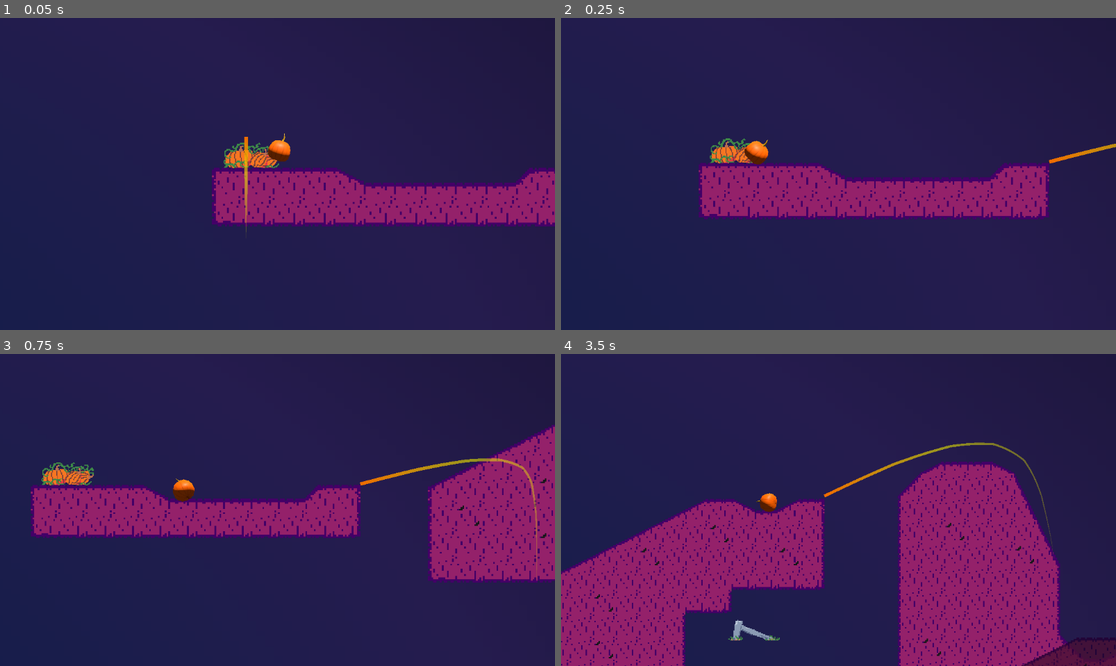
Above: before the commit, frames 1-4 (two rows, left to right).
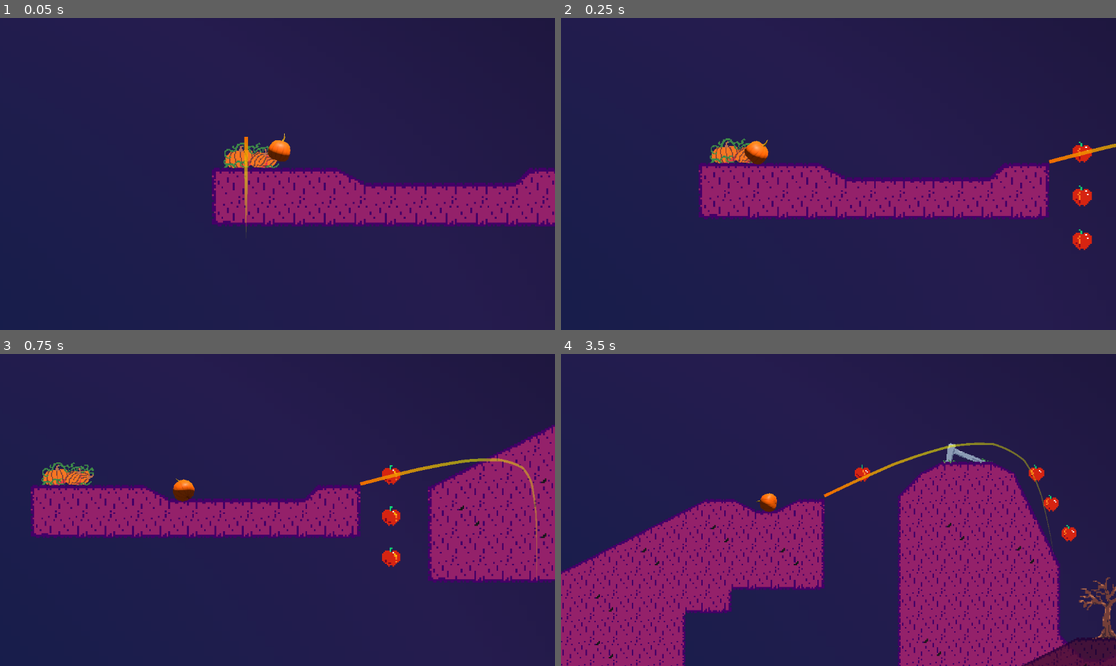
Above: after the commit, the same moments.

Repository: LettucePie/gwj-62-harvest
Game: Godot game, scene res://levels/stage_2.tscn
Same seed, same stepped clock (60 frames per second), same inputs: the game is played once before the commit and once after it. This scene is started directly instead of the project's main scene.
Inputs:
- Up to frame 1 (0.05 s): no input
- Up to frame 2 (0.25 s): no input
- Up to frame 3 (0.75 s): hold W (accelerate) from 0.53 s (still down)
- Up to frame 4 (3.5 s): release W (accelerate) at 1.28 s; hold S (brake) 1.28-2.03 s; hold W (accelerate) from 2.03 s (still down)

Frame 1 is identical in both runs. In frame 2, 0.5% of the frame differs, in the area x 92-96%, y 39-75%; in frame 3, 0.4%; in frame 4, 1.2%, in the area x 30-100%, y 28-92%.

Commit message:
Finished Stage 2

Diff:
--- a/levels/stage_2.tscn
+++ b/levels/stage_2.tscn
@@ -22,6 +22,7 @@
 [ext_resource type="PackedScene" uid="uid://db7ww3nesr1qn" path="res://levels/ramps/hop_1.tscn" id="20_wqrdw"]
 [ext_resource type="PackedScene" uid="uid://bafetl5phslmv" path="res://levels/ramps/drop_1.tscn" id="21_qsugj"]
 [ext_resource type="PackedScene" uid="uid://dtnu5mriwwpo3" path="res://levels/ramps/ramp_1.tscn" id="22_udmhy"]
+[ext_resource type="PackedScene" uid="uid://cx7vvgjr2k2u1" path="res://gameplay/collect/apple.tscn" id="23_3kl86"]
 
 [node name="stage_2" type="Node2D" node_paths=PackedStringArray("checkpoint") groups=["stage"]]
 script = ExtResource("1_q4vi3")
@@ -39,56 +40,59 @@
 texture = ExtResource("5_eorot")
 
 [node name="fence" type="Sprite2D" parent="clutter"]
-position = Vector2(1552, 96)
+position = Vector2(2140, -392)
 scale = Vector2(2.5, 2.5)
 texture = ExtResource("6_a04i8")
 
 [node name="fence2" type="Sprite2D" parent="clutter"]
-position = Vector2(6542, 1901)
+position = Vector2(11690, 756)
 scale = Vector2(2.5, 2.5)
 texture = ExtResource("6_a04i8")
 
 [node name="tree" type="Sprite2D" parent="clutter"]
-position = Vector2(3151, -345)
+position = Vector2(2531, 77)
 scale = Vector2(3, 3)
 texture = ExtResource("7_vjrvh")
 
 [node name="tree4" type="Sprite2D" parent="clutter"]
-z_index = 1
-position = Vector2(2829, 1149)
+position = Vector2(3465, -17)
 scale = Vector2(3, 3)
 texture = ExtResource("7_vjrvh")
 
 [node name="tree2" type="Sprite2D" parent="clutter"]
-position = Vector2(3265, -381)
+z_index = -1
+position = Vector2(11770, 741)
 scale = Vector2(3, 3)
 texture = ExtResource("7_vjrvh")
 
 [node name="tree5" type="Sprite2D" parent="clutter"]
-position = Vector2(8955, 1937)
+position = Vector2(9450, -739)
 scale = Vector2(3, 3)
 texture = ExtResource("7_vjrvh")
 
 [node name="tree6" type="Sprite2D" parent="clutter"]
-position = Vector2(9067, 1928)
+z_index = 1
+position = Vector2(7190, 81)
 scale = Vector2(3.5, 3.5)
 texture = ExtResource("7_vjrvh")
 flip_h = true
 
 [node name="tree3" type="Sprite2D" parent="clutter"]
-position = Vector2(3393, -475)
+position = Vector2(5893, -603)
 scale = Vector2(3, 3)
 texture = ExtResource("7_vjrvh")
 flip_h = true
 
 [node name="scarecrow" type="Sprite2D" parent="clutter"]
-position = Vector2(3935, 962)
+z_index = 1
+position = Vector2(7641, -129)
 scale = Vector2(2, 2)
 texture = ExtResource("8_6o4yy")
 
 [node name="scarecrow2" type="Sprite2D" parent="clutter"]
-position = Vector2(7667, 1879)
-rotation = -0.242601
+z_index = 1
+position = Vector2(8798, 516)
+rotation = 0.181514
 scale = Vector2(2, 2)
 texture = ExtResource("8_6o4yy")
 
@@ -105,8 +109,6 @@
 
 [node name="deadzone" parent="." instance=ExtResource("10_wonv1")]
 position = Vector2(907, 1106)
-
-[node name="collectables" type="Node2D" parent="."]
 
 [node name="flat_1" parent="." instance=ExtResource("15_5ewil")]
 position = Vector2(-72, 65)
@@ -150,6 +152,7 @@
 layer_paths = [1, 2, 3]
 
 [node name="flat_2" parent="." instance=ExtResource("18_3drlc")]
+z_index = 1
 position = Vector2(6529, 160)
 
 [node name="climb_3" parent="." instance=ExtResource("13_uncjw")]
@@ -165,6 +168,7 @@
 layer_paths = [3]
 
 [node name="flat_5" parent="." instance=ExtResource("15_5ewil")]
+z_index = 1
 position = Vector2(7461, -69)
 layer_paths = [2]
 
@@ -173,10 +177,11 @@
 layer_paths = [3, 2]
 
 [node name="drop_1" parent="." instance=ExtResource("21_qsugj")]
-position = Vector2(8080, 231)
+position = Vector2(8090, 257)
 layer_paths = [1, 2, 3]
 
 [node name="ramp_1" parent="." instance=ExtResource("22_udmhy")]
+z_index = 1
 position = Vector2(8680, 556)
 
 [node name="climb_4" parent="." instance=ExtResource("13_uncjw")]
@@ -185,6 +190,143 @@
 [node name="finish_line" parent="." instance=ExtResource("12_dv0h4")]
 position = Vector2(11125, 834)
 layer_paths = [1, 2]
+
+[node name="collectables" type="Node2D" parent="."]
+
+[node name="apple" parent="collectables" instance=ExtResource("23_3kl86")]
+position = Vector2(768, 40)
+
+[node name="apple2" parent="collectables" instance=ExtResource("23_3kl86")]
+position = Vector2(768, 136)
+
+[node name="apple3" parent="collectables" instance=ExtResource("23_3kl86")]
+position = Vector2(768, 232)
+
+[node name="apple4" parent="collectables" instance=ExtResource("23_3kl86")]
+position = Vector2(1856, -288)
+
+[node name="apple5" parent="collectables" instance=ExtResource("23_3kl86")]
+position = Vector2(1672, 396)
+
+[node name="apple6" parent="collectables" instance=ExtResource("23_3kl86")]
+position = Vector2(1768, 348)
+
+[node name="apple7" parent="collectables" instance=ExtResource("23_3kl86")]
+position = Vector2(1864, 300)
+
+[node name="apple8" parent="collectables" instance=ExtResource("23_3kl86")]
+position = Vector2(2336, -288)
+
+[node name="apple9" parent="collectables" instance=ExtResource("23_3kl86")]
+position = Vector2(2377, -205)
+
+[node name="apple10" parent="collectables" instance=ExtResource("23_3kl86")]
+position = Vector2(2426, -122)
+
+[node name="apple11" parent="collectables" instance=ExtResource("23_3kl86")]
+position = Vector2(2776, 102)
+
+[node name="apple12" parent="collectables" instance=ExtResource("23_3kl86")]
+position = Vector2(2895, 74)
+
+[node name="apple13" parent="collectables" instance=ExtResource("23_3kl86")]
+position = Vector2(3014, 62)
+
+[node name="apple41" parent="collectables" instance=ExtResource("23_3kl86")]
+position = Vector2(4076, -84)
+
+[node name="apple14" parent="collectables" instance=ExtResource("23_3kl86")]
+position = Vector2(4650, -240)
+
+[node name="apple15" parent="collectables" instance=ExtResource("23_3kl86")]
+position = Vector2(4732, -282)
+
+[node name="apple16" parent="collectables" instance=ExtResource("23_3kl86")]
+position = Vector2(4809, -317)
+
+[node name="apple17" parent="collectables" instance=ExtResource("23_3kl86")]
+position = Vector2(6040, -529)
+
+[node name="apple18" parent="collectables" instance=ExtResource("23_3kl86")]
+position = Vector2(6101, -457)
+
+[node name="apple19" parent="collectables" instance=ExtResource("23_3kl86")]
+position = Vector2(6145, -368)
+
+[node name="apple20" parent="collectables" instance=ExtResource("23_3kl86")]
+position = Vector2(6604, 106)
+
+[node name="apple21" parent="collectables" instance=ExtResource("23_3kl86")]
+position = Vector2(6690, 104)
+
+[node name="apple22" parent="collectables" instance=ExtResource("23_3kl86")]
+position = Vector2(6831, -247)
+
+[node name="apple23" parent="collectables" instance=ExtResource("23_3kl86")]
+position = Vector2(6824, -112)
+
+[node name="apple24" parent="collectables" instance=ExtResource("23_3kl86")]
+position = Vector2(6719, -125)
+
+[node name="apple25" parent="collectables" instance=ExtResource("23_3kl86")]
+position = Vector2(6616, -109)
+
+[node name="apple26" parent="collectables" instance=ExtResource("23_3kl86")]
+position = Vector2(7333, -156)
+
+[node name="apple27" parent="collectables" instance=ExtResource("23_3kl86")]
+position = Vector2(7424, -193)
+
+[node name="apple28" parent="collectables" instance=ExtResource("23_3kl86")]
+position = Vector2(7521, -204)
+
+[node name="apple29" parent="collectables" instance=ExtResource("23_3kl86")]
+position = Vector2(7861, 155)
+
+[node name="apple30" parent="collectables" instance=ExtResource("23_3kl86")]
+position = Vector2(7955, 142)
+
+[node name="apple31" parent="collectables" instance=ExtResource("23_3kl86")]
+position = Vector2(8049, 160)
+
+[node name="apple42" parent="collectables" instance=ExtResource("23_3kl86")]
+position = Vector2(8867, 564)
+
+[node name="apple43" parent="collectables" instance=ExtResource("23_3kl86")]
+position = Vector2(8929, 619)
+
+[node name="apple44" parent="collectables" instance=ExtResource("23_3kl86")]
+position = Vector2(8993, 674)
+
+[node name="apple45" parent="collectables" instance=ExtResource("23_3kl86")]
+position = Vector2(9050, 745)
+
+[node name="apple32" parent="collectables" instance=ExtResource("23_3kl86")]
+position = Vector2(9095, -345)
+
+[node name="apple33" parent="collectables" instance=ExtResource("23_3kl86")]
+position = Vector2(9095, -261)
+
+[node name="apple34" parent="collectables" instance=ExtResource("23_3kl86")]
+position = Vector2(9095, -175)
+
+[node name="apple35" parent="collectables" instance=ExtResource("23_3kl86")]
+position = Vector2(9095, -88)
+
+[node name="apple36" parent="collectables" instance=ExtResource("23_3kl86")]
+position = Vector2(10244, 647)
+
+[node name="apple37" parent="collectables" instance=ExtResource("23_3kl86")]
+position = Vector2(10358, 585)
+
+[node name="apple38" parent="collectables" instance=ExtResource("23_3kl86")]
+position = Vector2(10479, 535)
+
+[node name="apple39" parent="collectables" instance=ExtResource("23_3kl86")]
+position = Vector2(10604, 496)
+
+[node name="apple40" parent="collectables" instance=ExtResource("23_3kl86")]
+position = Vector2(10754, 473)
 
 [connection signal="brakes" from="player_follow" to="player_visual" method="_on_player_follow_brakes"]
 [connection signal="goal_reached" from="player_follow" to="player_visual" method="_on_player_follow_goal_reached"]
Not shown: 1 places in levels/stage_2.tscn that only renumber resources
